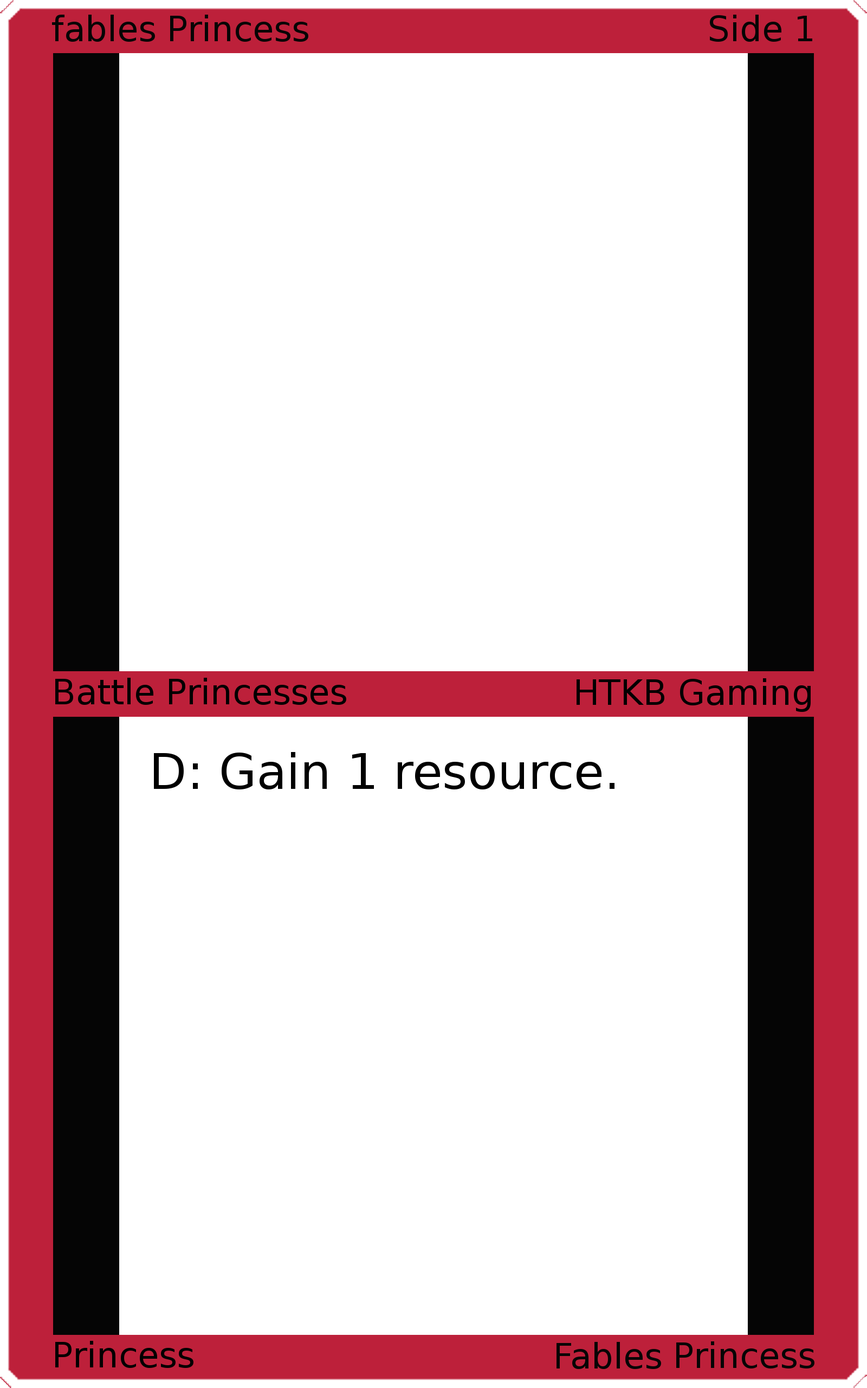
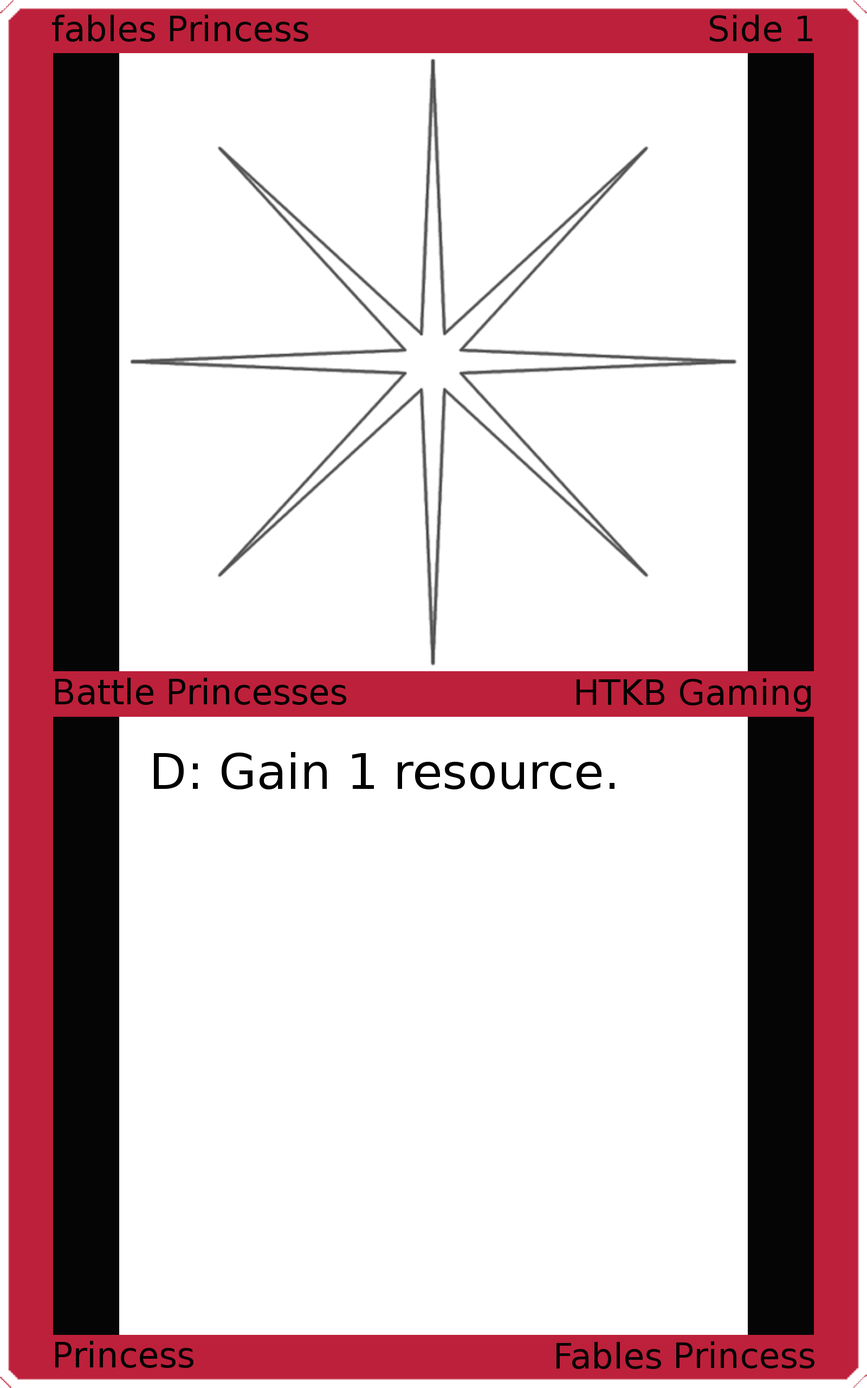
Layers edited between the first and the second 867px x 1388px image:
added layer "Art" above "Top Background" over [129, 57, 738, 666]
